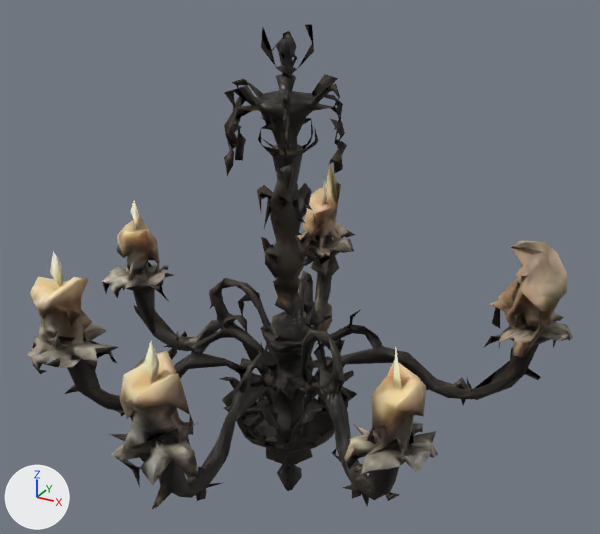
What one commit did to the glTF model games/tallowborn/assets/models/candle_chandelier.glb.
Before and after are seen from a 50 mm camera at (0.608, -1.08, 1.002) aimed at (0.005, 0.016, 0.454). Lighting does not change. The marker at lower left points along +X, +Y and +Z. The picture after the commit comes second. Where no turn or scale is listed for an object, it has been applied to the vertices. Vertices at exactly the same position are counted once.

The older version as bpy lines, for what is in view:
```python
me_tripo_mesh_8b0a39f8_2b75_4a5f_9c9c_1b4815f0e047 = bpy.data.meshes.new('tripo_mesh_8b0a39f8-2b75-4a5f-9c9c-1b4815f0e047')
me_tripo_mesh_8b0a39f8_2b75_4a5f_9c9c_1b4815f0e047.from_pydata(...)  # 2540 vertices, 5398 faces; spans x -0.422..0.422, y -0.43..0.43, z -0.417..0.417
me_tripo_mesh_8b0a39f8_2b75_4a5f_9c9c_1b4815f0e047.materials.append(mat_tripo_mat_8b0a39f8_2b75_4a5f_9c9c_1b4815f0e047)  # picture img_candle_chandelier_basecolor
ob_tripo_node_8b0a39f8_2b75_4a5f_9c9c_1b4815f0e047 = bpy.data.objects.new('tripo_node_8b0a39f8-2b75-4a5f-9c9c-1b4815f0e047', me_tripo_mesh_8b0a39f8_2b75_4a5f_9c9c_1b4815f0e047)
ob_tripo_node_8b0a39f8_2b75_4a5f_9c9c_1b4815f0e047.location = (-0.003, -0.003, 0.426)
```
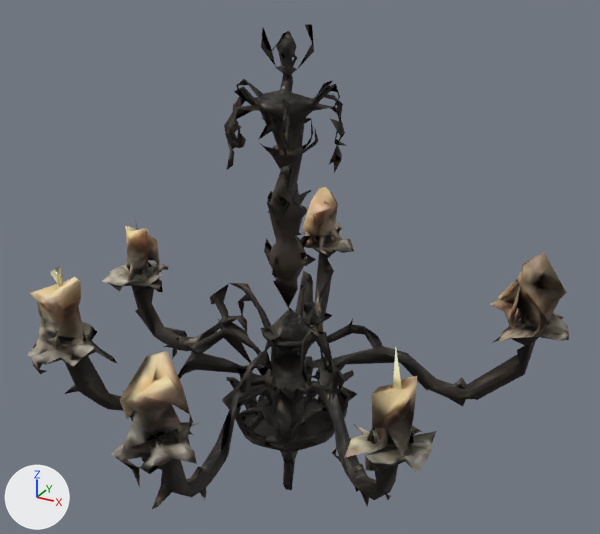
Where the newer file only moved an object's origin or applied its transform, the numbers keep the older frame.

Edits to the bpy script that builds the scene:
```text
Change me_tripo_mesh_8b0a39f8_2b75_4a5f_9c9c_1b4815f0e047:
    used by ob_tripo_node_8b0a39f8_2b75_4a5f_9c9c_1b4815f0e047; location = (-0.003, -0.003, 0.426)
    remove me_tripo_mesh_8b0a39f8_2b75_4a5f_9c9c_1b4815f0e047.from_pydata(...)  # 2540 vertices, 5398 faces; spans x -0.422..0.422, y -0.43..0.43, z -0.417..0.417
    add me_tripo_mesh_8b0a39f8_2b75_4a5f_9c9c_1b4815f0e047.from_pydata(...)  # 2005 vertices, 4319 faces; spans x -0.422..0.42, y -0.422..0.425, z -0.41..0.417
    me_tripo_mesh_8b0a39f8_2b75_4a5f_9c9c_1b4815f0e047 part 1: 1 vertex moved from x 0.119, y -0.035, z -0.189 to x 0.118, y -0.03, z -0.188; 536 vertices removed from x -0.413..0.422, y -0.43..0.43, z -0.417..0.395; 1 vertex added at x 0.079, y -0.088, z -0.183
    me_tripo_mesh_8b0a39f8_2b75_4a5f_9c9c_1b4815f0e047 part 2: 8 kept faces spanning x -0.322..0.391, y -0.246..0.16, z -0.188..0.288 get new texture (UV) coordinates
```

Pixel boxes (x1, y1, x2, y2) of what changed, in the pictures (600 x 534 px):
'tripo_node_8b0a39f8-2b75-4a5f-9c9c-1b4815f0e047', reshaped
    before: (27, 24, 573, 509)
    after: (27, 24, 569, 509)
part 1 of me_tripo_mesh_8b0a39f8_2b75_4a5f_9c9c_1b4815f0e047, cut back
    before: (30, 31, 573, 501)
    after: (299, 406, 345, 425)
part 2 of me_tripo_mesh_8b0a39f8_2b75_4a5f_9c9c_1b4815f0e047, surface changed
    before: (176, 236, 315, 339)
    after: (301, 236, 548, 329)
